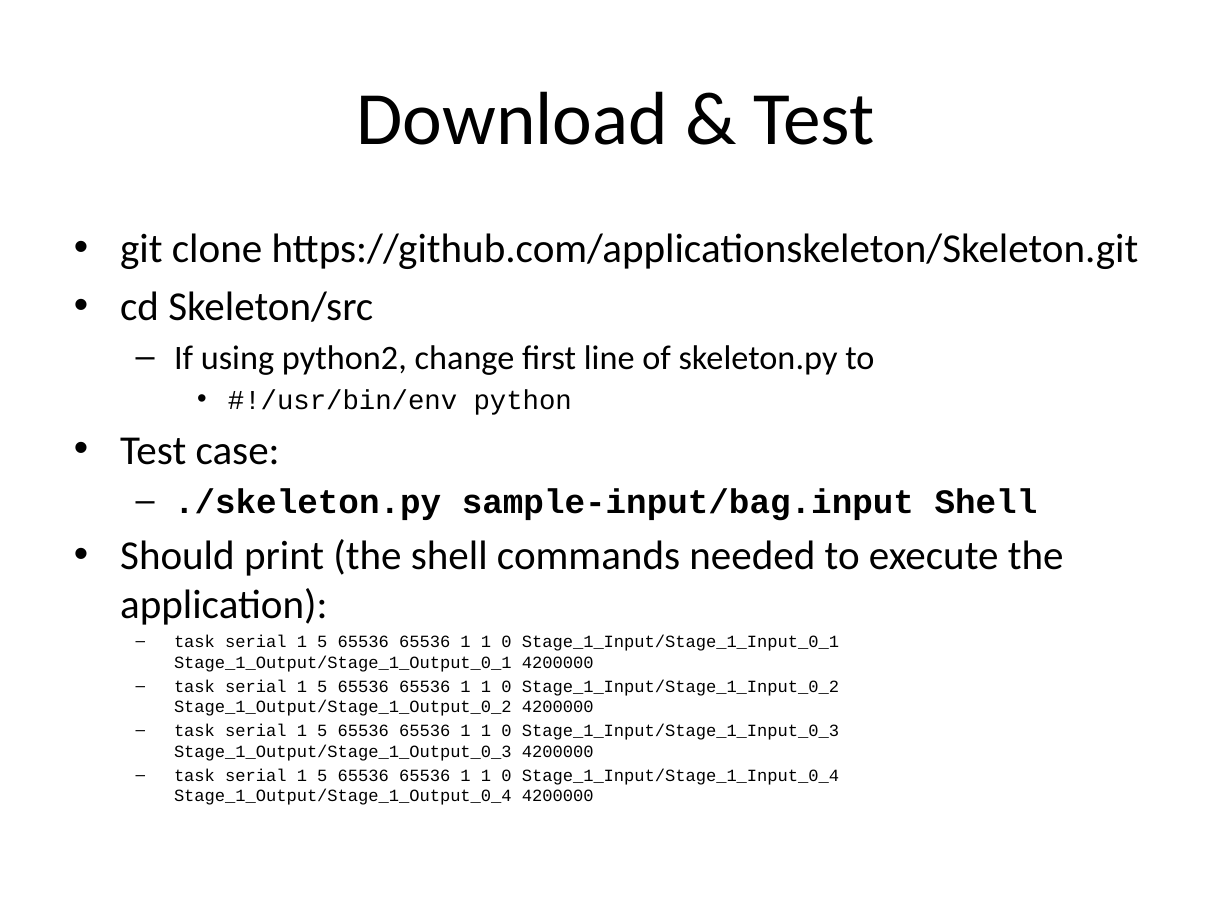
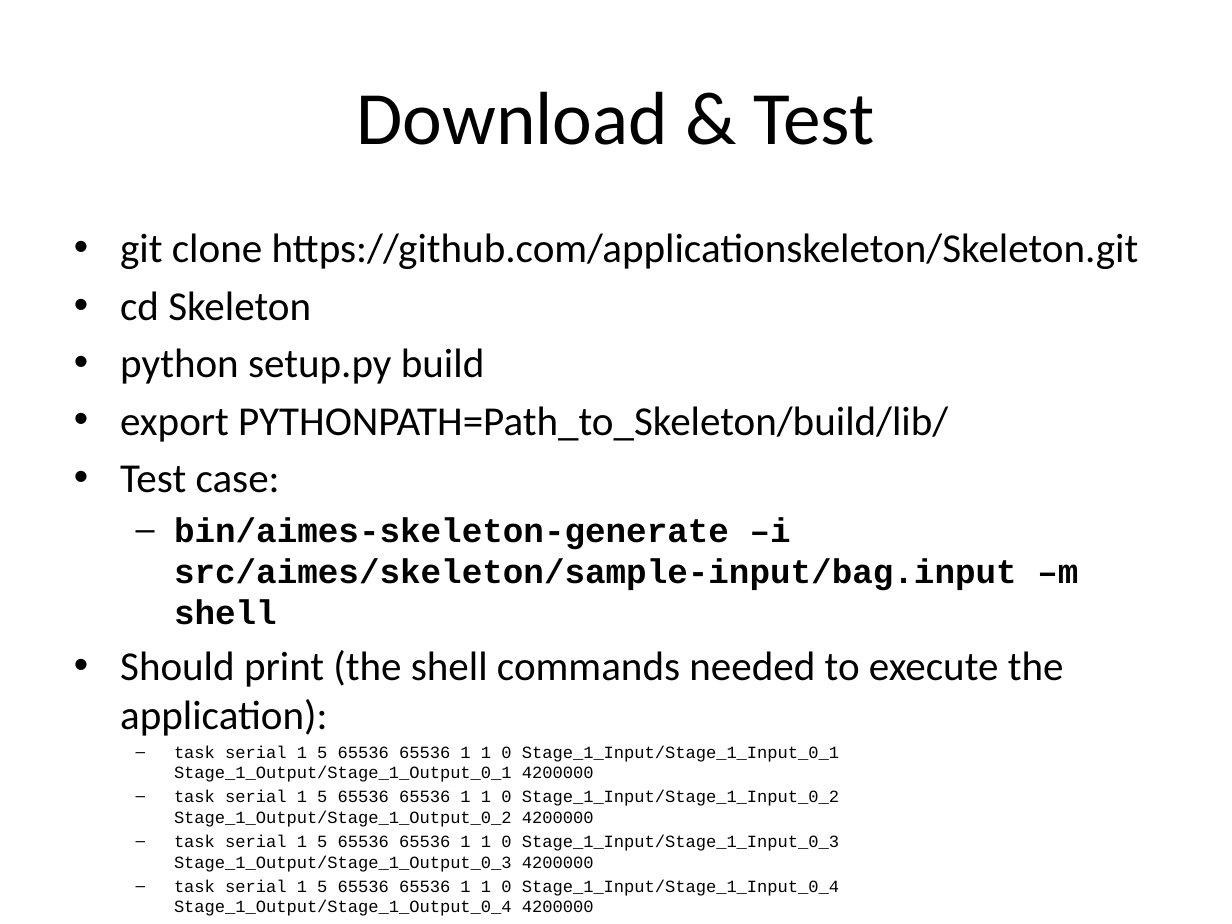
Before and after one commit to applicationskeleton/Skeleton, a slide deck: slide 3 of tutorial/skeleton-tutorial.pptx. Drawn at 1232x924 pixels with LibreOffice and Linux fonts; fonts in the diff are those of the drawing. Boxes give left, top, right and bottom in pixels: in the first picture for what was removed or moved away, otherwise in the second. Text is boxed around its words. In the diff, an @@ line names an element or a change of style, - is before the commit and + after.

Commit message:
updating for current branch - changes in command line interface and paths, mostly

```diff
--- a/tutorial/skeleton-tutorial.pptx
+++ b/tutorial/skeleton-tutorial.pptx
@@ text at bbox=[120, 291, 948, 442]: text changed; size 20 to 24 pt @@
-• cd Skeleton/src
-  – If using python2, change first line of skeleton.py to
-    • #!/usr/bin/env python
+• cd Skeleton
+• python setup.py build
+• export PYTHONPATH=Path_to_Skeleton/build/lib/
@@ text at bbox=[174, 517, 1078, 625]: text changed @@
-  – ./skeleton.py sample-input/bag.input Shell
+  – bin/aimes-skeleton-generate –i src/aimes/skeleton/sample-input/bag.input –m shell
```
Also in this commit, not shown: 14 other slides changed.
